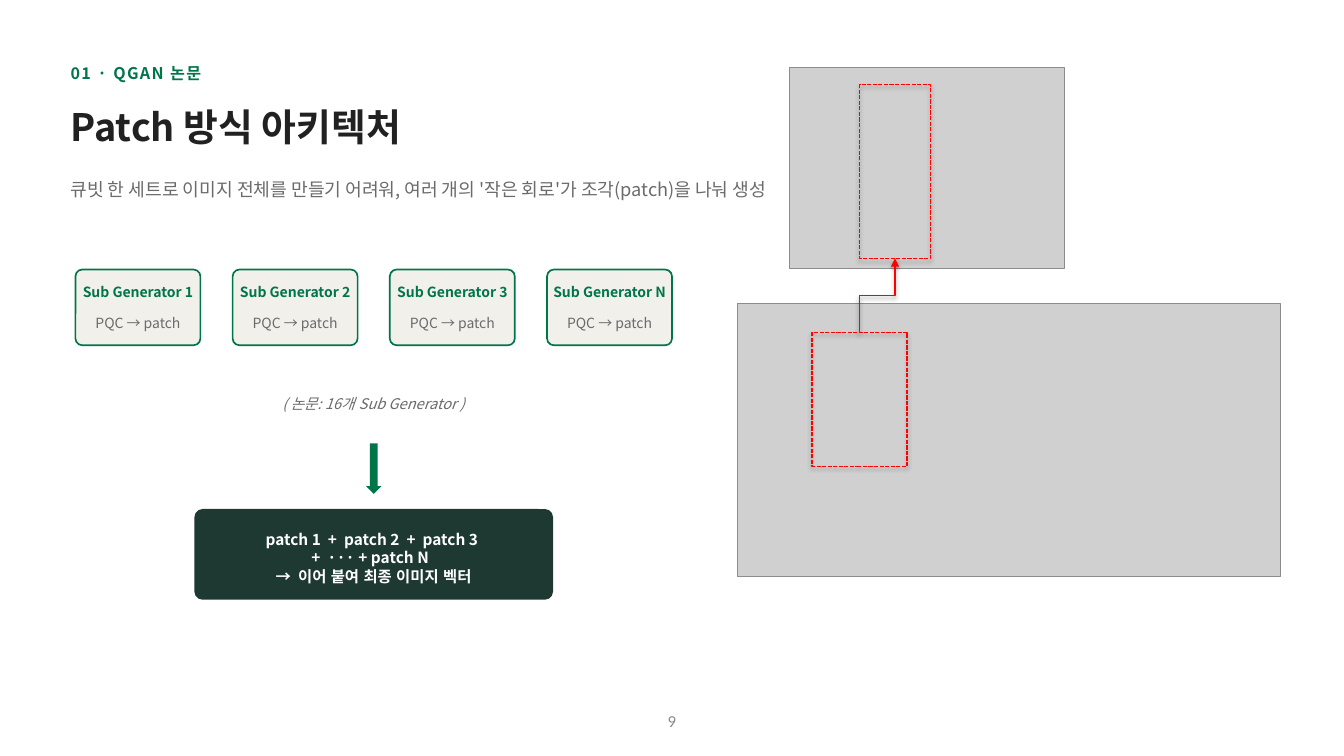
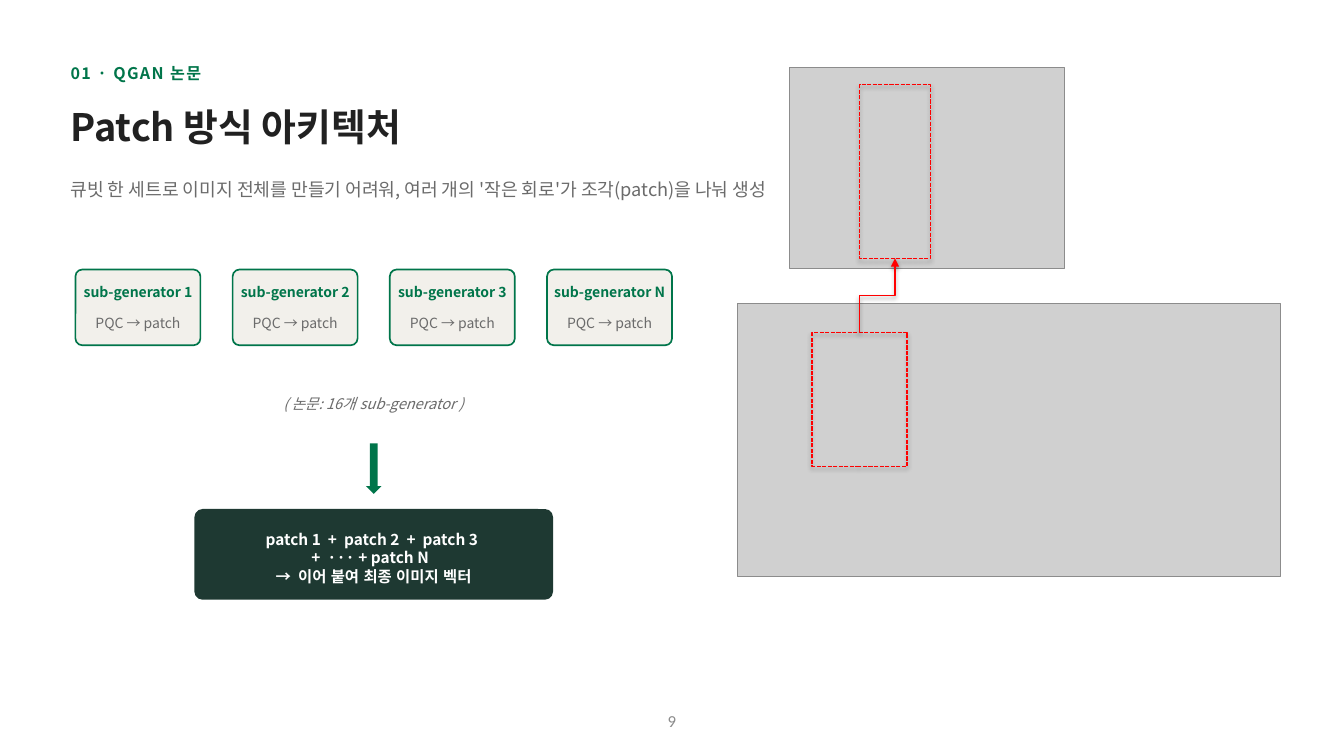
Before and after one commit to hyunhp/skin_disease_qml, a slide deck: slide 9 of practice/day1_slides/day1_theory_slides.pptx. Drawn at 1344x756 pixels with LibreOffice and Linux fonts; fonts in the diff are those of the drawing; grey boxes stand for pictures. Boxes give left, top, right and bottom in pixels: in the first picture for what was removed or moved away, otherwise in the second. Text is boxed around its words. In the diff, an @@ line names an element or a change of style, - is before the commit and + after.

```diff
--- a/practice/day1_slides/day1_theory_slides.pptx
+++ b/practice/day1_slides/day1_theory_slides.pptx
@@ text at [84,285,192,301]: text changed @@
-Sub Generator 1
+sub-generator 1
@@ text at [241,285,349,301]: text changed @@
-Sub Generator 2
+sub-generator 2
@@ text at [398,285,506,301]: text changed @@
-Sub Generator 3
+sub-generator 3
@@ text at [554,285,665,301]: text changed @@
-Sub Generator N
+sub-generator N
@@ text at [292,397,456,413]: text changed @@
-( 논문: 16개 Sub Generator )
+( 논문: 16개 sub-generator )
```
Also in this commit, not shown: 15 other slides changed, 1 other file.
